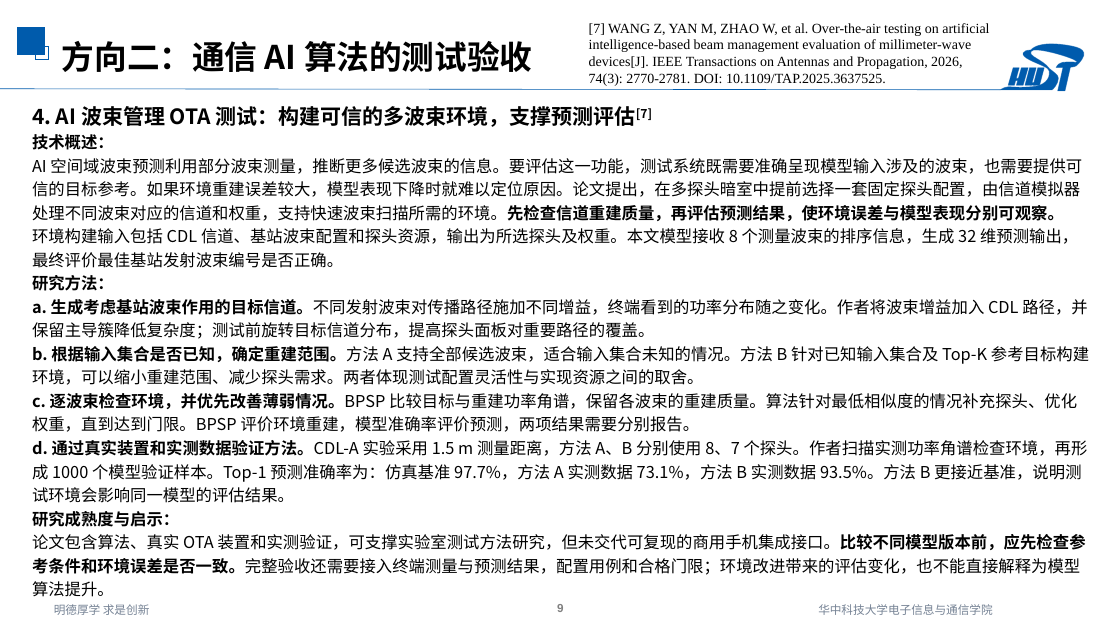
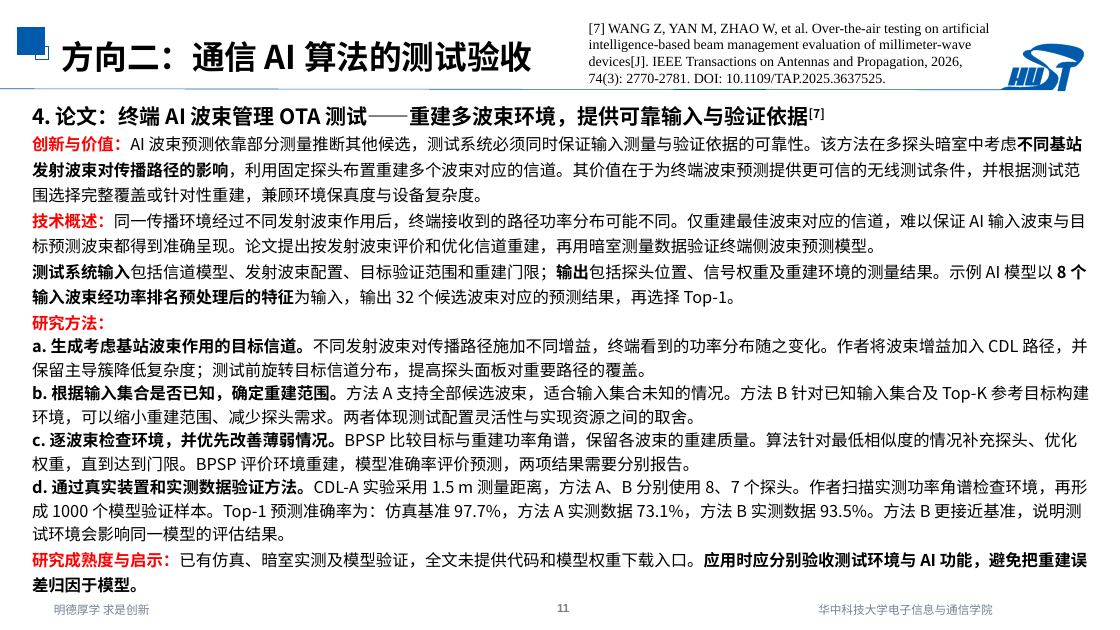
Before and after one commit to strings-pixel/self, a slide deck: slide 11 of 2026.10.10AI与通信融合研究进展调研三.pptx (slide 9 before the commit). Drawn at 1120x630 pixels with LibreOffice and Linux fonts; fonts in the diff are those of the drawing. Boxes give left, top, right and bottom in pixels: in the first picture for what was removed or moved away, otherwise in the second. Text is boxed around its words. In the diff, an @@ line names an element or a change of style, - is before the commit and + after.

```diff
--- a/2026.10.10AI与通信融合研究进展调研三.pptx
+++ b/2026.10.10AI与通信融合研究进展调研三.pptx
@@ text at <box>32,106,1086,307</box>: text changed @@
-4. AI 波束管理 OTA 测试：构建可信的多波束环境，支撑预测评估[7]
-技术概述：
-AI 空间域波束预测利用部分波束测量，推断更多候选波束的信息。要评估这一功能，测试系统既需要准确呈现模型输入涉及的波束，也需要提供可信的目标参考。如果环境重建误差较大，模型表现下降时就难以定位原因。论文提出，在多探头暗室中提前选择一套固定探头配置，由信道模拟器处理不同波束对应的信道和权重，支持快速波束扫描所需的环境。先检查信道重建质量，再评估预测结果，使环境误差与模型表现分别可观察。
-环境构建输入包括 CDL 信道、基站波束配置和探头资源，输出为所选探头及权重。本文模型接收 8 个测量波束的排序信息，生成 32 维预测输出，最终评价最佳基站发射波束编号是否正确。
+4. 论文：终端 AI 波束管理 OTA 测试——重建多波束环境，提供可靠输入与验证依据[7]
+创新与价值：AI 波束预测依靠部分测量推断其他候选，测试系统必须同时保证输入测量与验证依据的可靠性。该方法在多探头暗室中考虑不同基站发射波束对传播路径的影响，利用固定探头布置重建多个波束对应的信道。其价值在于为终端波束预测提供更可信的无线测试条件，并根据测试范围选择完整覆盖或针对性重建，兼顾环境保真度与设备复杂度。
+技术概述：同一传播环境经过不同发射波束作用后，终端接收到的路径功率分布可能不同。仅重建最佳波束对应的信道，难以保证 AI 输入波束与目标预测波束都得到准确呈现。论文提出按发射波束评价和优化信道重建，再用暗室测量数据验证终端侧波束预测模型。
+测试系统输入包括信道模型、发射波束配置、目标验证范围和重建门限；输出包括探头位置、信号权重及重建环境的测量结果。示例 AI 模型以 8 个输入波束经功率排名预处理后的特征为输入，输出 32 个候选波束对应的预测结果，再选择 Top-1。
@@ text at <box>32,315,114,331</box>: text colour #000000 to #FF0000 in "研究方法："; line spacing 1.2 to 1.3 @@
@@ text at <box>32,552,1087,593</box>: text changed; bold on @@
-研究成熟度与启示：
-论文包含算法、真实 OTA 装置和实测验证，可支撑实验室测试方法研究，但未交代可复现的商用手机集成接口。比较不同模型版本前，应先检查参考条件和环境误差是否一致。完整验收还需要接入终端测量与预测结果，配置用例和合格门限；环境改进带来的评估变化，也不能直接解释为模型算法提升。
+研究成熟度与启示：已有仿真、暗室实测及模型验证，全文未提供代码和模型权重下载入口。应用时应分别验收测试环境与 AI 功能，避免把重建误差归因于模型。
@@ page number at <box>557,604,569,612</box>: text changed @@
-9
+11
```
Also in this commit, not shown: 5 other slides changed, 2 slides added.
